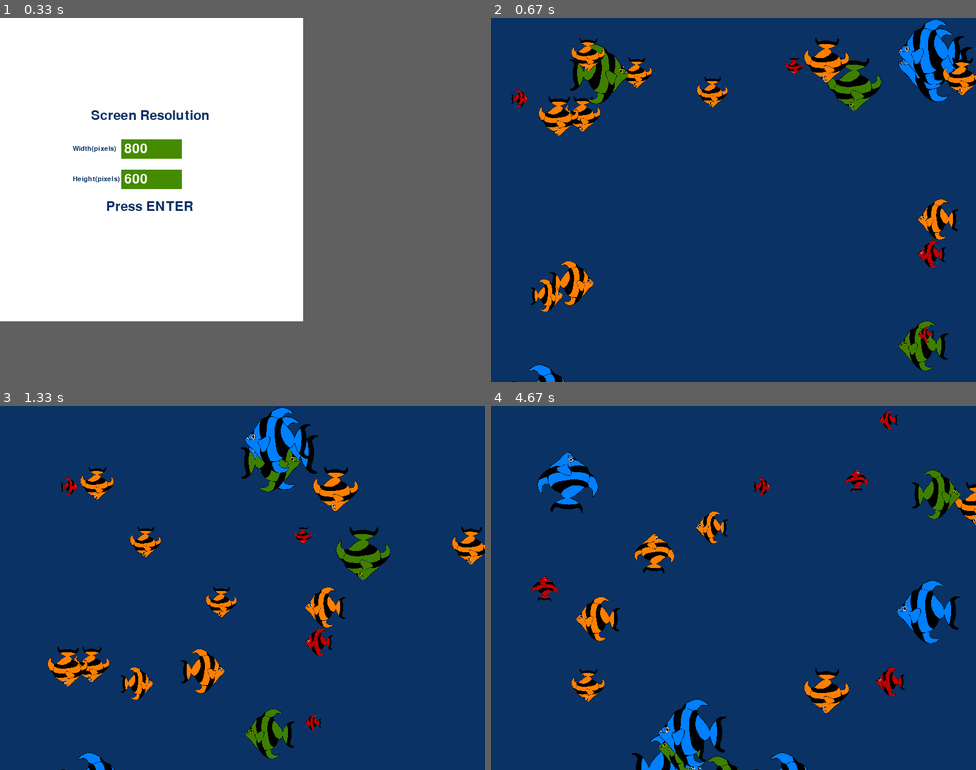
Above: before the commit, frames 1-4 (two rows, left to right).
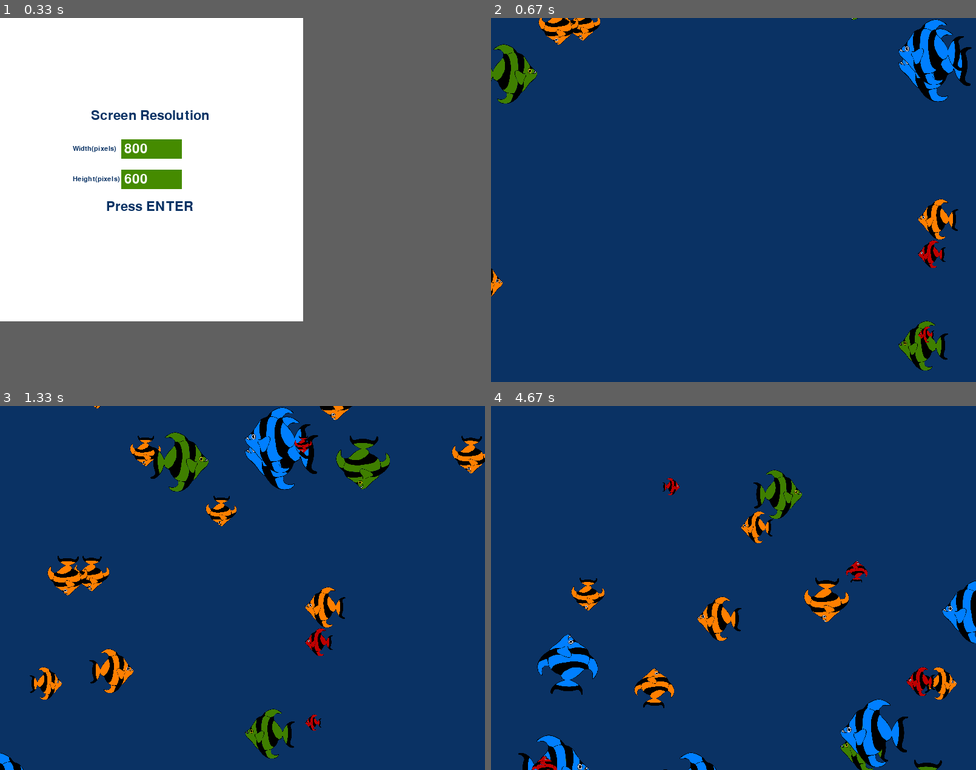
Above: after the commit, the same moments.

Repository: Matt-A-Bennett/python_games
Game: pygame game, started from fish/fish_pygame.py
The game is run twice, just before and just after one commit, with the same random seed, the same clock (stepped at 60 frames per second) and the same inputs.
Inputs:
- Up to frame 1 (0.33 s): no input
- Up to frame 2 (0.67 s): tap Enter at 0.33 s
- Up to frame 3 (1.33 s): no input
- Up to frame 4 (4.67 s): no input

Frame 1 is identical in both runs. In frame 2, 7.0% of the frame differs, in the area x 0-100%, y 0-100%; in frame 3, 9.8%; in frame 4, 16%, in the area x 5-100%, y 1-100%.

Commit message:
smoother enter and exit from left and top

Diff:
--- a/fish/fish_pygame.py
+++ b/fish/fish_pygame.py
@@ -23,7 +23,7 @@
             self.fish = pygame.transform.flip(self.fish, True, False)
             self.rect = self.fish.get_rect()
             self.rect.y = np.random.randint(1,y_width)
-            self.rect.x = 0
+            self.rect.x = -150
             self.speed = [np.random.randint(1, 5), 0]
         if side == 2:
             self.rect = self.fish.get_rect()
@@ -40,7 +40,7 @@
             self.fish = pygame.transform.rotate(self.fish, 90)
             self.rect = self.fish.get_rect()
             self.rect.x = np.random.randint(1,x_width)
-            self.rect.y = 0
+            self.rect.y = -150
             self.speed = [0, np.random.randint(1, 5)]
 
         self.fish = pygame.transform.scale(self.fish, (self.size, self.size))
@@ -218,7 +218,7 @@
     for fish_idx in range(n_fish):
         tmp_fish = school_of_fish[fish_idx]
         tmp_fish.update()
-        if (tmp_fish.rect[0] < 0) or (tmp_fish.rect[0] > x_width) or (tmp_fish.rect[1] < 0) or (tmp_fish.rect[1] > y_width):
+        if (tmp_fish.rect[0] < -150) or (tmp_fish.rect[0] > x_width) or (tmp_fish.rect[1] < -150) or (tmp_fish.rect[1] > y_width):
             school_of_fish[fish_idx] = Fish(path, x_width, y_width)
 
         screen.blit(tmp_fish.fish, tmp_fish.rect)
